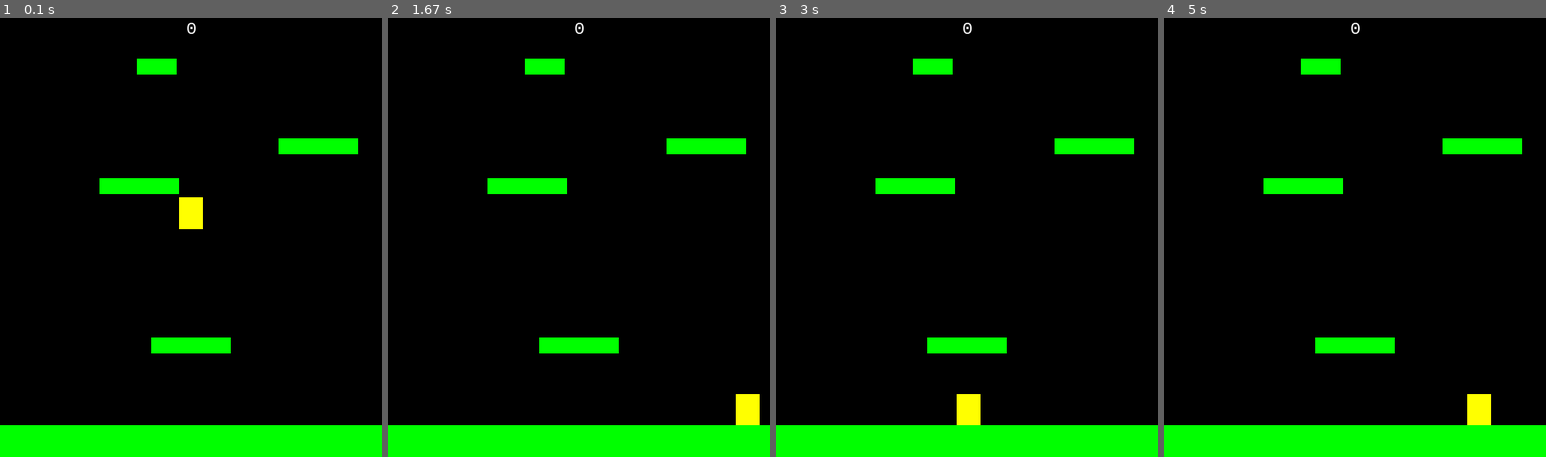
Above: before the commit, frames 1-4 (left to right).
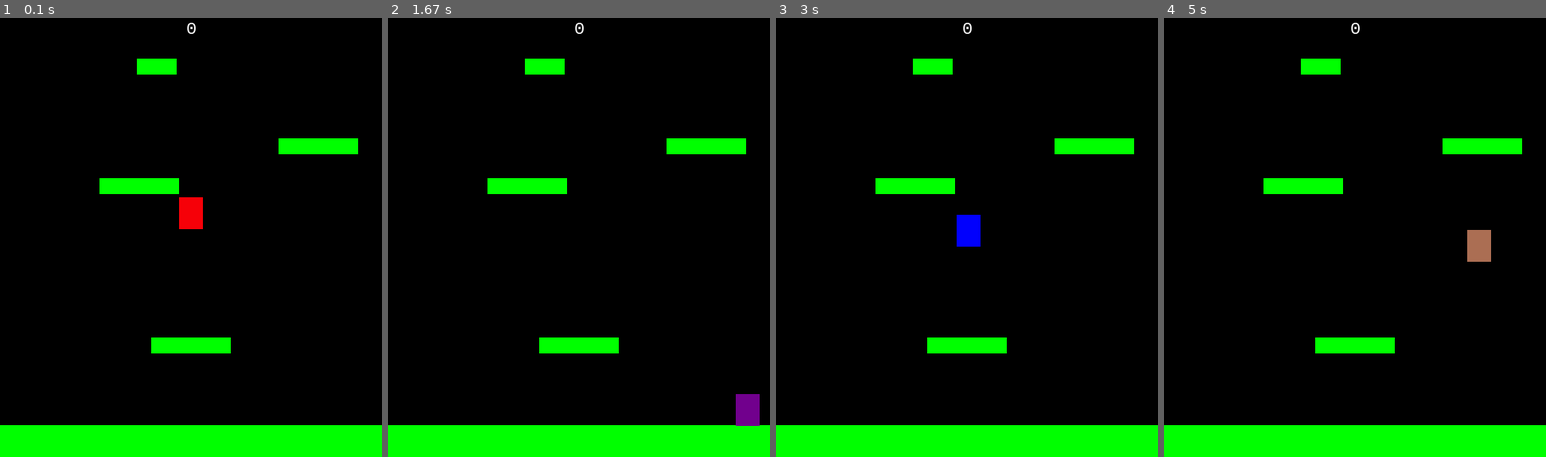
Above: after the commit, the same moments.

Repository: BulSU-BSCpE2B-Group2/DROP
Game: pygame game, started from main.py
Same seed, same stepped clock (60 frames per second), same inputs: the game is played once before the commit and once after it.
Inputs:
- Up to frame 1 (0.1 s): no input
- Up to frame 2 (1.67 s): hold Right 0.33-0.8 s; hold Up 0.83-1.13 s; hold Right 1.17-1.63 s
- Up to frame 3 (3 s): hold Left 1.67-2.2 s; hold Left 2.23-2.63 s; hold Up from 2.67 s (still down)
- Up to frame 4 (5 s): release Up at 3.03 s; hold Right 3.07-3.7 s; hold Left 3.73-4.2 s; hold Right 4.23-4.7 s; hold Up from 4.73 s (still down)

The runs differ from the first frame. In frame 1, 0.5% of the frame differs, in the area x 46-54%, y 40-49%; in frame 2, 0.5%; in frame 3, 0.9%, in the area x 47-54%, y 44-93%; in frame 4, 0.9%.

Commit message:
Added faded color change

Diff:
--- a/main.py
+++ b/main.py
@@ -22,12 +22,13 @@
         self.score = 0
         self.all_sprites = pg.sprite.Group()
         self.platforms = pg.sprite.Group()
-        self.player = Player(self)
-        self.all_sprites.add(self.player)
         for platform in platform_list:
             p = Platform(*platform)
             self.all_sprites.add(p)
             self.platforms.add(p)
+
+        self.player = Player(self)
+        self.all_sprites.add(self.player)
         self.run()
 
     def run(self):
@@ -78,7 +79,7 @@
             if event.type == pg.QUIT:
                 self.running = False
             if event.type == pg.KEYDOWN:
-                if event.key == pg.K_SPACE:
+                if event.key == pg.K_UP:
                     self.player.jump()
 
         keys = pg.key.get_pressed()
@@ -90,10 +91,12 @@
 
     def draw(self):
         # Game loop for drawing graphics
-        self.screen.fill(black)
-        self.all_sprites.draw(self.screen)
-        self.draw_text(str(self.score), 22, white, width / 2, 50)
-        if self.game_over:
+        if not self.game_over:
+            self.screen.fill(black)
+            self.all_sprites.draw(self.screen)
+            self.draw_text(str(self.score), 22, white, width / 2, 50)
+        else:
+            self.screen.fill(dark_red)
             self.draw_text('GAME OVER', 26, white, width / 2, height / 2 - 30)
             self.draw_text('Press ESC to exit the game.', 24, white, width / 2, height / 2)
             self.draw_text('Press \'r\' to restart the game.', 24, white, width / 2, height / 2 + 30)
--- a/settings.py
+++ b/settings.py
@@ -1,3 +1,5 @@
+import itertools
+import pygame as pg
 # game resolution and fps
 title = "Pygame Platformer Test"
 width = 480
@@ -24,3 +26,5 @@
 green = (0, 255, 0)
 blue = (0, 0, 255)
 yellow = (255, 255, 0)
+dark_red = (125, 0, 0)
+colors = itertools.cycle(['red', 'blue', 'orange', 'purple'])
--- a/sprites.py
+++ b/sprites.py
@@ -9,12 +9,15 @@
         pg.sprite.Sprite.__init__(self)
         self.game = game
         self.image = pg.Surface((player_width, player_height))
-        self.image.fill(yellow)
         self.rect = self.image.get_rect()
         self.rect.center = (width / 2, height / 2)
         self.pos = vec(width / 2, height / 2)
         self.vel = vec(0, 0)
         self.accel = vec(0, 0)
+        self.cc_step = 1
+        self.base_color = next(colors)
+        self.next_color = next(colors)
+        self.current_color = self.base_color
 
     def jump(self):
         # jump only if standing on a platform
@@ -26,17 +29,13 @@
 
     def update(self):
         self.accel = vec(0, player_gravity)
+        self.image.fill(self.cycle_color())
         keys = pg.key.get_pressed()
         if keys[pg.K_LEFT]:
             self.accel.x = -player_accel
 
         if keys[pg.K_RIGHT]:
             self.accel.x = player_accel
-
-        if keys[pg.K_s]:
-            self.pos = vec(width / 2, height / 2)
-            self.vel = vec(0, 0)
-            self.accel = vec(0, 0)
 
         # apply friction
         self.accel.x += self.vel.x * player_friction
@@ -51,6 +50,23 @@
 
         self.rect.midbottom = self.pos
 
+    def cycle_color(self):
+        change_bg_every_x_seconds = 3
+        number_of_steps = change_bg_every_x_seconds * fps
+
+        self.cc_step += 1
+        if self.cc_step < number_of_steps:
+            # (y-x)/number_of_steps calculates the amount of change per step required to
+            # fade one channel of the old color to the new color
+            # We multiply it with the current step counter
+            self.current_color = [x + (((y - x) / number_of_steps) * self.cc_step) for x, y in
+                             zip(pg.color.Color(self.base_color), pg.color.Color(self.next_color))]
+        else:
+            self.cc_step = 1
+            self.base_color = self.next_color
+            self.next_color = next(colors)
+        return self.current_color
+
 
 class Platform(pg.sprite.Sprite):
     def __init__(self, x, y, w, h):
